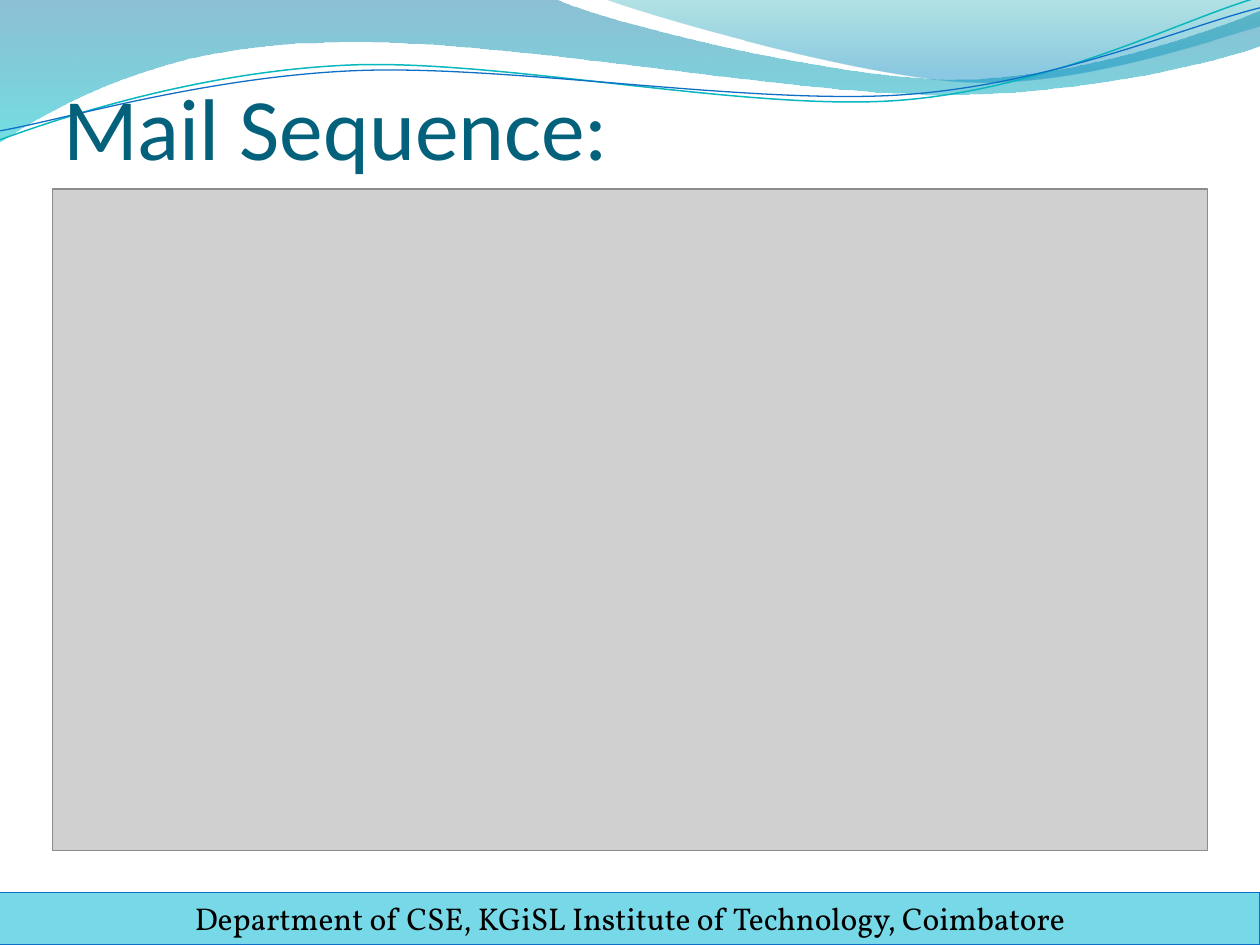
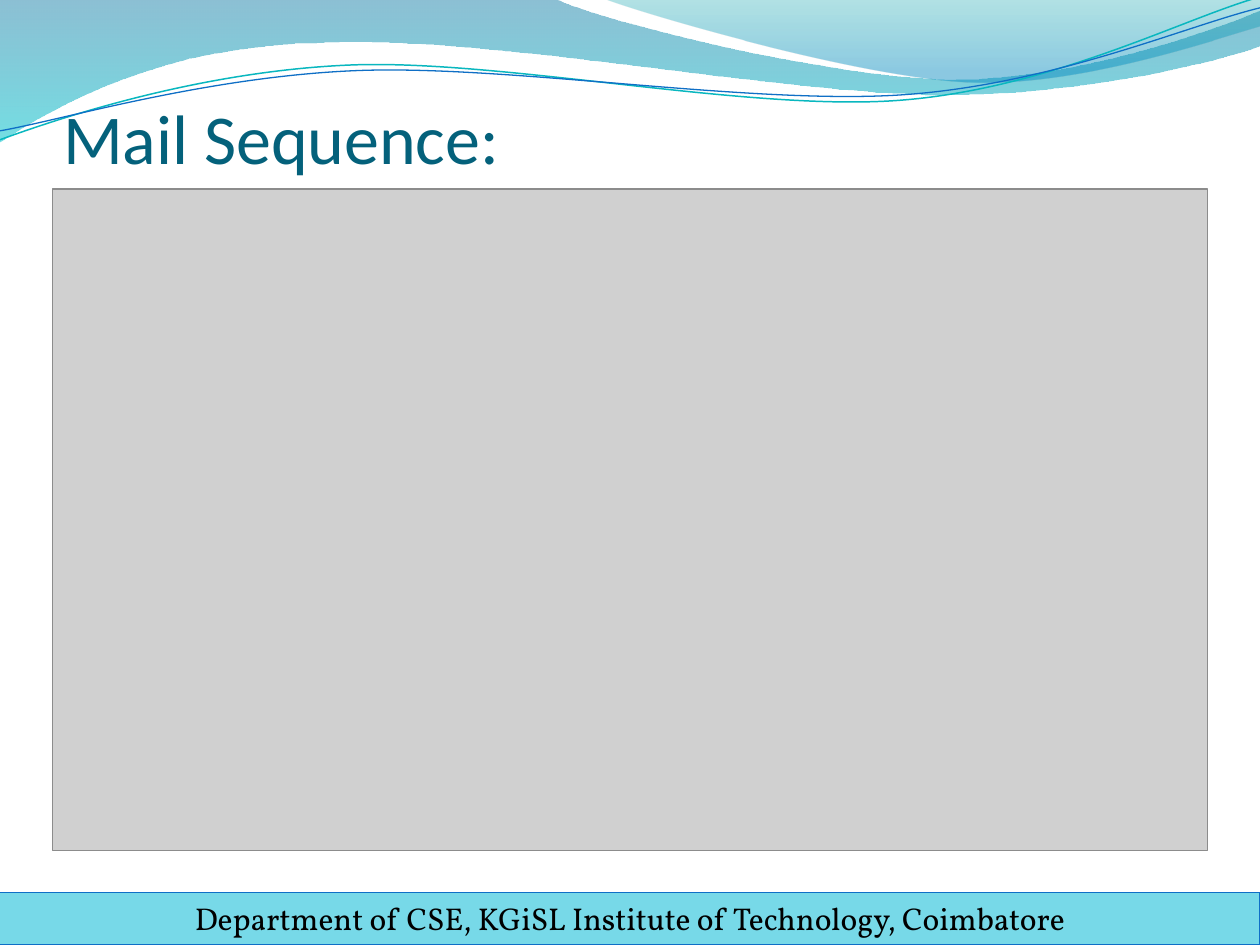
Before and after one commit to sanjay-rb/Ticket-Assignment-Automation, a slide deck: slide 12 of Ticket_Automation/WS/Docs/PPT/final_review_template.pptx. Drawn at 1260x945 pixels with LibreOffice and Linux fonts; fonts in the diff are those of the drawing; grey boxes stand for pictures; background and template pictures are left out. Boxes give left, top, right and bottom in pixels: in the first picture for what was removed or moved away, otherwise in the second. Text is boxed around its words. In the diff, an @@ line names an element or a change of style, - is before the commit and + after.

```diff
--- a/Ticket_Automation/WS/Docs/PPT/final_review_template.pptx
+++ b/Ticket_Automation/WS/Docs/PPT/final_review_template.pptx
@@ title "Mail Sequence:" at [63, 106, 499, 176]: size 50 to 40 pt @@
```
Also in this commit, not shown: 27 other slides changed, 6 other files.
